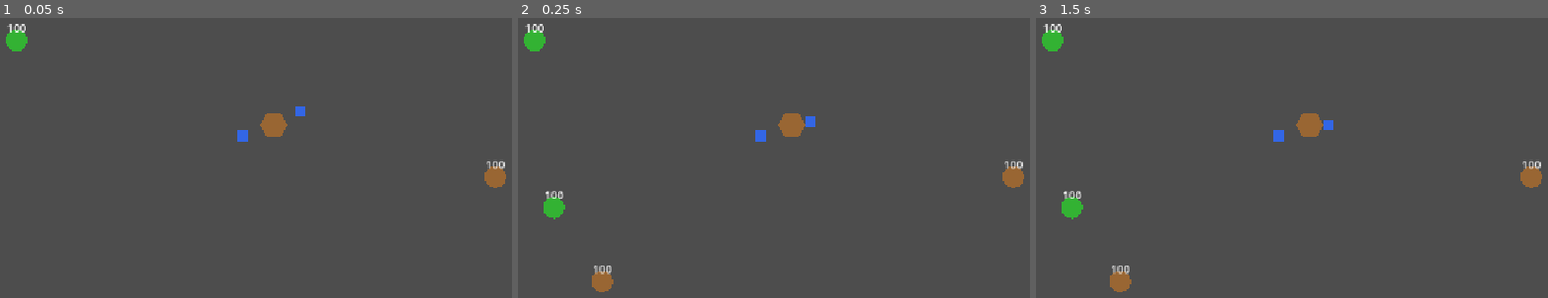
Above: before the commit, frames 1-3 (left to right).
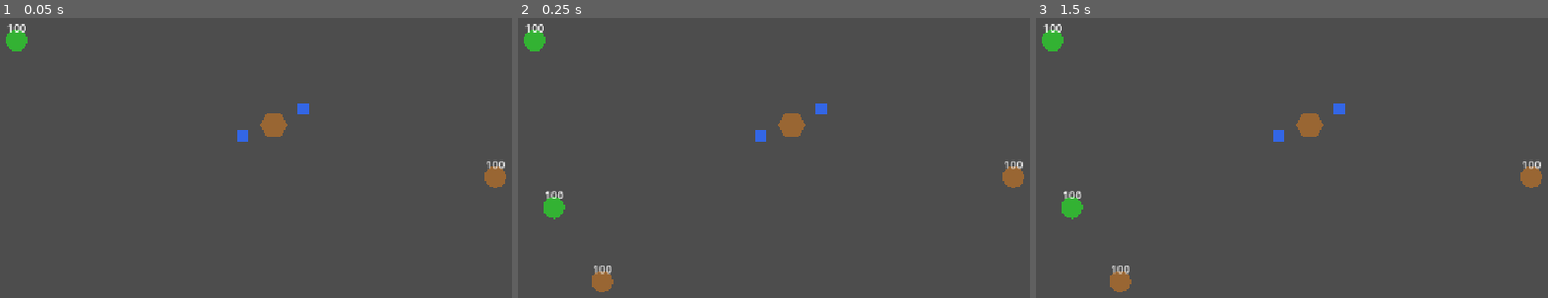
Above: after the commit, the same moments.

Repository: DoctorTangerina/colony-sim
Game: Godot game, scene res://Main.tscn
Same seed, same stepped clock (60 frames per second), same inputs: the game is played once before the commit and once after it.
Inputs:
- Up to frame 1 (0.05 s): no input
- Up to frame 2 (0.25 s): no input
- Up to frame 3 (1.5 s): tap Enter at 0.5 s; tap Space at 1.25 s

The runs differ from the first frame. In frame 1, less than 0.1% of the frame differs, in the area x 57-61%, y 30-36%; in frame 2, 0.2%, in the area x 56-61%, y 30-39%; in frame 3, 0.2%.

Commit message:
feat: wire agent registry lifecycle into the live sim (Ticket 01)
Every agent now registers with OrganizationManager at spawn (starting
role Unassigned) and unregisters cleanly on death, so agent_registered
and agent_unregistered fire during real runs, not just tests. Adds
OrganizationManager.get_agent_node() to resolve a registered id back
to its live Agent node, and reconciles handle_agent_death() with
unregister_agent() so death no longer bypasses the unregistration
signal.

Co-Authored-By: Claude Fable 5 <noreply@anthropic.com>
Claude-Session: https://claude.ai/code/session_01CkfRMKq62aUHno9AGEAt31

Diff:
--- a/agents/agent.gd
+++ b/agents/agent.gd
@@ -81,6 +81,7 @@
 	var sim_config: Dictionary = ConfigLoader.load_dict("res://configs/simulation.json")
 	var cooldown_duration: float = sim_config.get("roleCooldown", 10.0)
 	_role_acquisition.setup(_get_om(), _role_component, _nest_zone, agent_id, cooldown_duration)
+	_role_acquisition.register_initial_role(self)
 
 
 func _process(delta: float) -> void:
--- a/agents/role_acquisition.gd
+++ b/agents/role_acquisition.gd
@@ -23,6 +23,19 @@
 ## checked on-demand from event handlers instead of needing a process() tick.
 func get_cooldown() -> float:
 	return maxf(0.0, (_cooldown_ends_at_msec - Time.get_ticks_msec()) / 1000.0)
+
+
+## Registers the agent with the OM at its starting role. Unlike set_role(),
+## this is initialization, not a role-change event: no cooldown, no
+## role_changed signal, and no update_agent_role call (register_agent covers
+## a fresh registration - going through update_agent_role would just hit its
+## own register-fallback for an id that isn't tracked yet).
+func register_initial_role(agent_node: Node, role_name: String = "Unassigned") -> void:
+	if _role_component:
+		_role_component.load_role(role_name)
+	current_role = role_name
+	if _om_ref:
+		_om_ref.register_agent(_agent_id, role_name, agent_node)
 
 
 func set_role(role_name: String) -> void:
--- a/organization/organization_manager.gd
+++ b/organization/organization_manager.gd
@@ -7,6 +7,7 @@
 
 var _role_requests: Array = []
 var _agent_roles: Dictionary = {}
+var _agent_nodes: Dictionary = {}
 var _role_counts: Dictionary = {}
 var _role_change_log: Array = []
 var _death_counter: int = 0
@@ -108,9 +109,11 @@
 	return _role_requests.duplicate()
 
 
-func register_agent(agent_id: String, role: String) -> void:
+func register_agent(agent_id: String, role: String, agent_node: Node = null) -> void:
 	_agent_roles[agent_id] = role
 	_role_counts[role] = _role_counts.get(role, 0) + 1
+	if agent_node != null:
+		_agent_nodes[agent_id] = agent_node
 	agent_registered.emit(agent_id, role)
 
 
@@ -121,7 +124,18 @@
 		if _role_counts[old_role] <= 0:
 			_role_counts.erase(old_role)
 		_agent_roles.erase(agent_id)
+		_agent_nodes.erase(agent_id)
 		agent_unregistered.emit(agent_id)
+
+
+## Resolves a registered agent id to its live Agent node, e.g. for a UI that
+## needs to query get_debug_info() on demand. Null if never registered with a
+## node reference, or if the node has since been freed.
+func get_agent_node(agent_id: String) -> Node:
+	var node: Node = _agent_nodes.get(agent_id)
+	if node != null and is_instance_valid(node):
+		return node
+	return null
 
 
 func update_agent_role(agent_id: String, new_role: String, reason: String = "") -> void:
@@ -166,12 +180,7 @@
 
 
 func handle_agent_death(agent_id: String) -> void:
-	if _agent_roles.has(agent_id):
-		var role: String = _agent_roles[agent_id]
-		_role_counts[role] = _role_counts.get(role, 0) - 1
-		if _role_counts[role] <= 0:
-			_role_counts.erase(role)
-		_agent_roles.erase(agent_id)
+	unregister_agent(agent_id)
 	_death_counter += 1
 
 
--- /dev/null
+++ b/tests/test_debugger_ui_01_agent_registry_lifecycle.gd
@@ -0,0 +1,134 @@
+extends Node
+
+var tests_passed: int = 0
+var tests_failed: int = 0
+
+
+func _ready() -> void:
+	print("=== Debugger UI Ticket 01 Test Harness (Agent Registry Lifecycle) ===")
+	print("")
+
+	await _test_agents_register_at_spawn_with_starting_role()
+	await _test_agent_unregistered_on_death()
+	await _test_id_resolves_to_live_agent_node()
+	await _test_role_counts_stay_correct_through_spawn_role_change_death()
+
+	print("")
+	print("=== Results: %d passed, %d failed ===" % [tests_passed, tests_failed])
+	get_tree().quit(0 if tests_failed == 0 else 1)
+
+
+func _assert(condition: bool, test_name: String) -> void:
+	if condition:
+		tests_passed += 1
+		print("  PASS: %s" % test_name)
+	else:
+		tests_failed += 1
+		print("  FAIL: %s" % test_name)
+
+
+func _make_sim() -> Node2D:
+	var sim = preload("res://simulation/Simulation.tscn").instantiate()
+	add_child(sim)
+	return sim
+
+
+func _test_agents_register_at_spawn_with_starting_role() -> void:
+	print("[Test] Every agent in the scene registers with the OM at spawn, with its starting role")
+	var om = get_node("/root/OrganizationManager")
+	var sim = _make_sim()
+
+	for i in range(3):
+		await get_tree().physics_frame
+
+	var agent1 = sim.get_node("NavigationRegion/Agent")
+	var agent2 = sim.get_node("NavigationRegion/Agent2")
+
+	_assert(om.get_total_agent_count() == 2, "Both Simulation.tscn agents registered (got %d)" % om.get_total_agent_count())
+	_assert(om.get_role_count("Unassigned") == 2, "Both agents start Unassigned (got %d)" % om.get_role_count("Unassigned"))
+
+	om.unregister_agent(agent1.agent_id)
+	om.unregister_agent(agent2.agent_id)
+	sim.queue_free()
+	await get_tree().physics_frame
+
+
+func _test_agent_unregistered_on_death() -> void:
+	print("[Test] An agent dying results in agent_unregistered being emitted (no silent registry removal)")
+	var om = get_node("/root/OrganizationManager")
+	var sim = _make_sim()
+
+	for i in range(3):
+		await get_tree().physics_frame
+
+	var agent = sim.get_node("NavigationRegion/Agent")
+	var other = sim.get_node("NavigationRegion/Agent2")
+
+	var received := {"fired": false, "agent_id": ""}
+	om.agent_unregistered.connect(func(aid: String) -> void:
+		received["fired"] = true
+		received["agent_id"] = aid
+	)
+
+	var death_agent_id: String = agent.agent_id
+	agent.energy = 0.0
+	agent._check_death()
+
+	_assert(received["fired"], "agent_unregistered signal fired on death")
+	_assert(received["agent_id"] == death_agent_id, "agent_unregistered carried the dead agent's id")
+	_assert(om.get_agent_node(death_agent_id) == null, "Dead agent no longer resolves to a live node")
+	_assert(om.get_total_agent_count() == 1, "Only the surviving agent remains registered (got %d)" % om.get_total_agent_count())
+
+	om.unregister_agent(other.agent_id)
+	sim.queue_free()
+	await get_tree().physics_frame
+
+
+func _test_id_resolves_to_live_agent_node() -> void:
+	print("[Test] Given a registered agent id, get_agent_node resolves to the live Agent node")
+	var om = get_node("/root/OrganizationManager")
+	var sim = _make_sim()
+
+	for i in range(3):
+		await get_tree().physics_frame
+
+	var agent1 = sim.get_node("NavigationRegion/Agent")
+	var agent2 = sim.get_node("NavigationRegion/Agent2")
+
+	_assert(om.get_agent_node(agent1.agent_id) == agent1, "Resolves agent1's id to the live Agent node")
+	_assert(om.get_agent_node(agent2.agent_id) == agent2, "Resolves agent2's id to the live Agent node")
+	_assert(om.get_agent_node("nonexistent_id") == null, "Unknown id resolves to null")
+
+	om.unregister_agent(agent1.agent_id)
+	om.unregister_agent(agent2.agent_id)
+	sim.queue_free()
+	await get_tree().physics_frame
+
+
+func _test_role_counts_stay_correct_through_spawn_role_change_death() -> void:
+	print("[Test] Role counts stay correct through spawn, role change, and death (no double registration)")
+	var om = get_node("/root/OrganizationManager")
+	var sim = _make_sim()
+
+	for i in range(3):
+		await get_tree().physics_frame
+
+	var agent = sim.get_node("NavigationRegion/Agent")
+	var other = sim.get_node("NavigationRegion/Agent2")
+
+	_assert(om.get_total_agent_count() == 2, "Two agents registered at spawn (got %d)" % om.get_total_agent_count())
+
+	om.update_agent_role(agent.agent_id, "Guard")
+	_assert(om.get_total_agent_count() == 2, "update_agent_role does not double-register an already-registered agent (got %d)" % om.get_total_agent_count())
+	_assert(om.get_role_count("Guard") == 1, "Guard count reflects the role change (got %d)" % om.get_role_count("Guard"))
+	_assert(om.get_role_count("Unassigned") == 1, "Remaining Unassigned count reflects the role change (got %d)" % om.get_role_count("Unassigned"))
+
+	agent.energy = 0.0
+	agent._check_death()
+
+	_assert(om.get_total_agent_count() == 1, "Total agent count decremented after death (got %d)" % om.get_total_agent_count())
+	_assert(om.get_role_count("Guard") == 0, "Guard count decremented to zero after death (got %d)" % om.get_role_count("Guard"))
+
+	om.unregister_agent(other.agent_id)
+	sim.queue_free()
+	await get_tree().physics_frame
--- /dev/null
+++ b/tests/test_debugger_ui_01_agent_registry_lifecycle.tscn
@@ -0,0 +1,6 @@
+[gd_scene load_steps=2 format=3]
+
+[ext_resource type="Script" path="res://tests/test_debugger_ui_01_agent_registry_lifecycle.gd" id="1"]
+
+[node name="TestDebuggerUi01AgentRegistryLifecycle" type="Node"]
+script = ExtResource("1")
--- a/tests/test_goap_t12_agent_died_signal_wiring.gd
+++ b/tests/test_goap_t12_agent_died_signal_wiring.gd
@@ -99,9 +99,16 @@
 	for i in range(5):
 		await get_tree().physics_frame
 
+	# Agent.setup() already registered both agents (with the OM) at spawn as
+	# part of the live sim wiring - update the target agent's role in place
+	# rather than re-registering under a new id (which would leave the spawn
+	# registration as an orphaned entry), and unregister its sibling so the
+	# death assertions below aren't muddied by an unrelated live agent.
 	var agent = sim.get_node("NavigationRegion/Agent")
-	agent.agent_id = "sim_death_agent"
-	om.register_agent("sim_death_agent", "Guard")
+	var sibling = sim.get_node("NavigationRegion/Agent2")
+	var death_agent_id: String = agent.agent_id
+	om.update_agent_role(death_agent_id, "Guard")
+	om.unregister_agent(sibling.agent_id)
 
 	var death_count_before: int = om.get_death_count()
 
@@ -113,5 +120,4 @@
 	_assert(om.get_role_count("Guard") == 0, "OM Guard role count decremented to 0")
 	_assert(om.get_total_agent_count() == 0, "OM total agent count decremented to 0")
 
-	om.unregister_agent("sim_death_agent")
 	sim.queue_free()
Not shown, added: tests/test_debugger_ui_01_agent_registry_lifecycle.gd.uid
